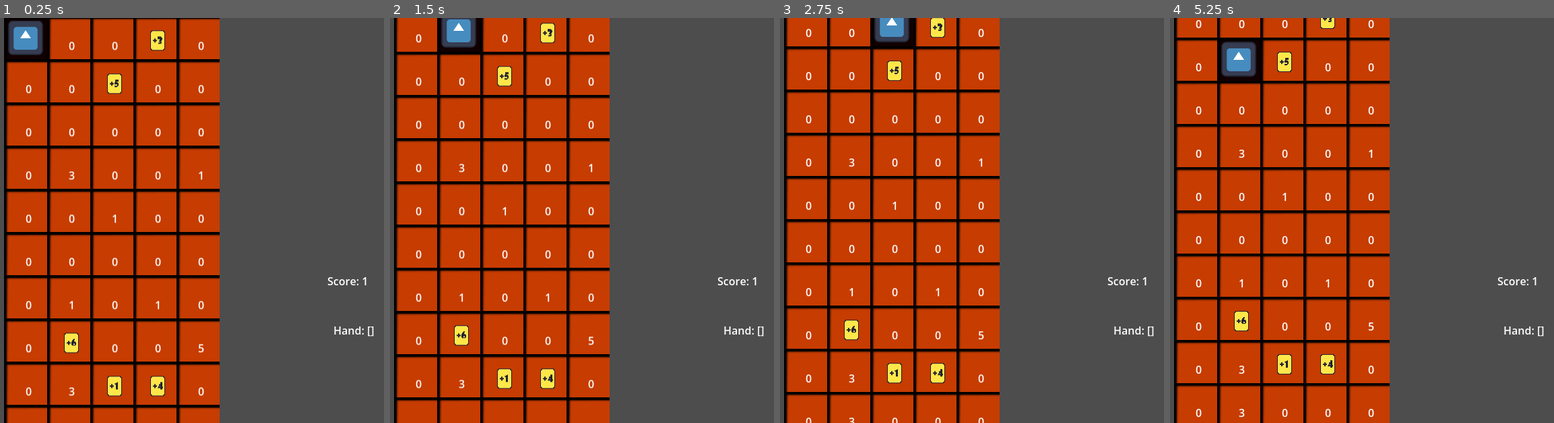
Above: before the commit, frames 1-4 (left to right).
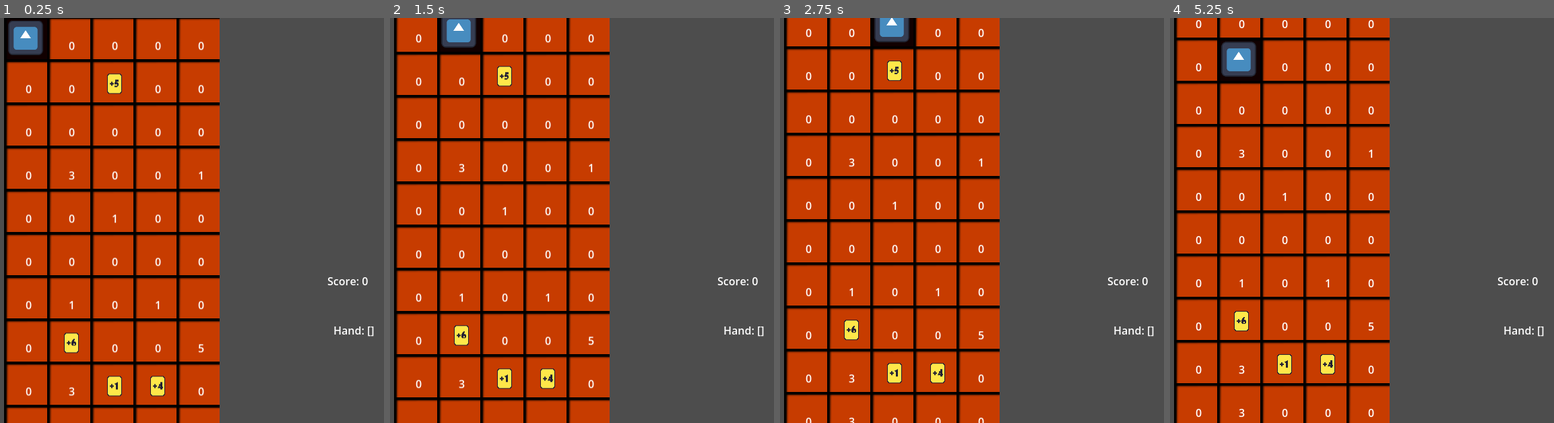
Above: after the commit, the same moments.

Repository: DogeMastr/GMTK2026
Game: Godot game, scene res://Scenes/Game/Game.tscn
Same seed, same stepped clock (60 frames per second), same inputs: the game is played once before the commit and once after it. The engine's default icon, where the game draws it, is replaced by a stand-in: a white triangle on a blue panel in a dark square.
Inputs (mouse positions are in pixels of both pictures, inside the frame that each line leads up to):
- Up to frame 1 (0.25 s): no input
- Up to frame 2 (1.5 s): move the mouse to (747, 200) at 0.52 s; hold D (player_right) 0.53-1.25 s; click (747, 200) at 0.67 s; drag from (520, 240) to (416, 30) at 1.27 s
- Up to frame 3 (2.75 s): move the mouse to (1071, 131) at 2.02 s; hold D (player_right) from 2.03 s (still down)
- Up to frame 4 (5.25 s): release D (player_right) at 2.75 s; drag from (1381, 301) to (1239, 26) at 2.77 s; move the mouse to (outside the picture) at 3.52 s; hold A (player_left) 3.53-4.25 s; drag from (1246, 159) to (1281, 22) at 4.27 s; move the mouse to (1434, 220) at 5.02 s; hold S (player_down) from 5.03 s (still down); click (1434, 220) at 5.17 s

The runs differ from the first frame. In frame 1, 0.2% of the frame differs, in the area x 39-96%, y 3-66%; in frame 2, 0.2%; in frame 3, 0.2%; in frame 4, 0.3%, in the area x 27-96%, y 0-66%.

Commit message:
The mole now digs out rows it lands on, added Lava logic

Diff:
--- a/Scenes/Game/game.gd
+++ b/Scenes/Game/game.gd
@@ -21,6 +21,7 @@
 			pass
 		pass
 	pass # Replace with function body.
+	EventBus.dig_out_row.connect(digging_out_row)
 
 # Called every frame. 'delta' is the elapsed time since the previous frame.
 func _process(delta: float) -> void:
@@ -47,6 +48,19 @@
 	temp_tile.set_type(difficulty)
 	return temp_tile
 
+func digging_out_row():
+	for row_tile in EventBus.current_row:
+		if row_tile.type == 4:
+			flow_lava(EventBus.current_row)
+			EventBus.mole_dies.emit()
+			break
+		row_tile.type = 0
+
+
+func flow_lava(row):
+	for row_tile in row:
+		row_tile.type = 4
+
 var weight = 0.0
 const weightDecay = 50
 func run_grid_scrolling(delta):
--- a/Scenes/Mole/mole.gd
+++ b/Scenes/Mole/mole.gd
@@ -22,9 +22,6 @@
 
 	if Input.is_action_just_pressed("player_down"):
 		move_mole_down(1)
-
-
-
 	pass
 
 func move_mole_down(amount_to_travel: int):
@@ -34,6 +31,5 @@
 			if tile_to_travel_to.type == 5:
 				amount_to_travel = i
 
-		print(amount_to_travel)
 		position.y += EventBus.tile_width * amount_to_travel
 		y_pos += amount_to_travel
--- a/Scenes/Tile/tile.gd
+++ b/Scenes/Tile/tile.gd
@@ -17,8 +17,6 @@
 # 5 Rock / stick: you stop			5%
 var type = 0
 var data = -1
-
-var current_row = []
 
 func set_type(difficulty):
 	var r = randi_range(0, 100 - difficulty)
@@ -56,6 +54,9 @@
 		if type == 3: #Death
 			EventBus.mole_dies.emit()
 			type = 0
+
+		# The Lava tile is handled in game.gd in func digging_out_row()
+
 		if type == 5: #Rock
 			pass
 
@@ -67,12 +68,11 @@
 	else:
 		$CardSprite.set_visible(false)
 
-
-
 func _on_body_entered(body: Node2D) -> void:
 	if body is Mole:
 		has_mole = true
-		current_row = EventBus.get_tile_row(body.y_pos)
+		EventBus.current_row = EventBus.get_tile_row(body.y_pos)
+		EventBus.dig_out_row.emit()
 
 func _on_body_exited(body: Node2D) -> void:
 	if body is Mole:
--- a/Scripts/EventBus.gd
+++ b/Scripts/EventBus.gd
@@ -4,9 +4,11 @@
 
 signal move_down(amount_to_move: int)
 signal mole_dies
+signal dig_out_row
 
 var score = 0
 var hand = []
+var current_row = []
 
 func add_card(data):
 	# idk how we should handle this properly but im doing this for now so the tiles can work
